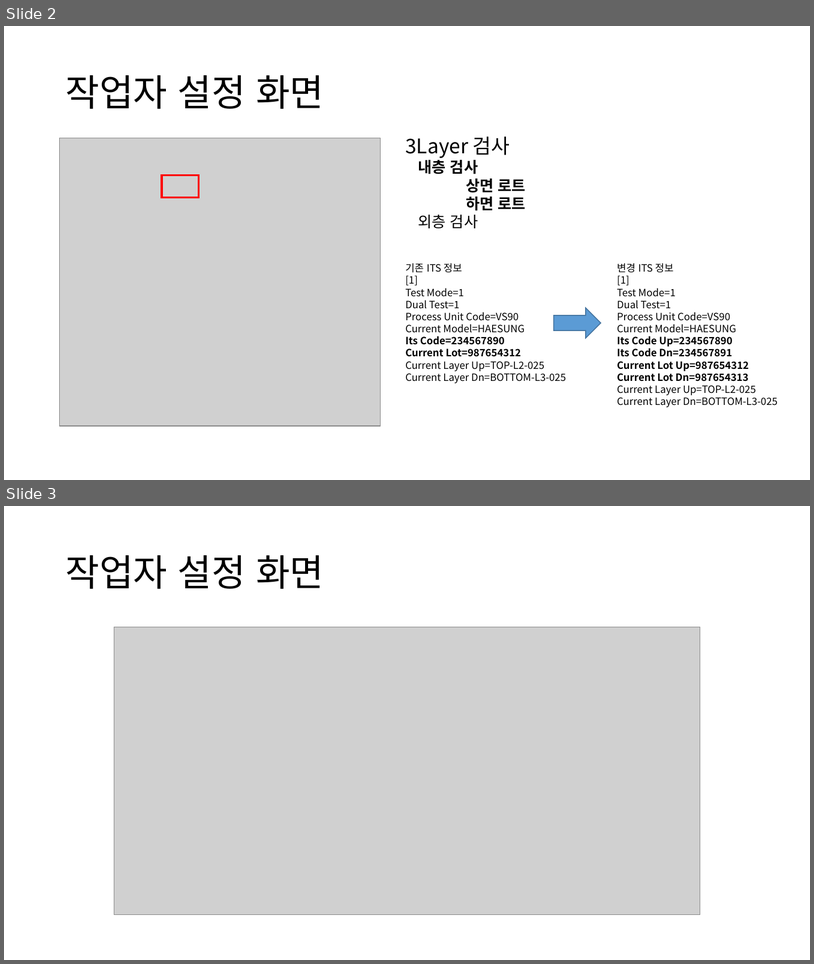
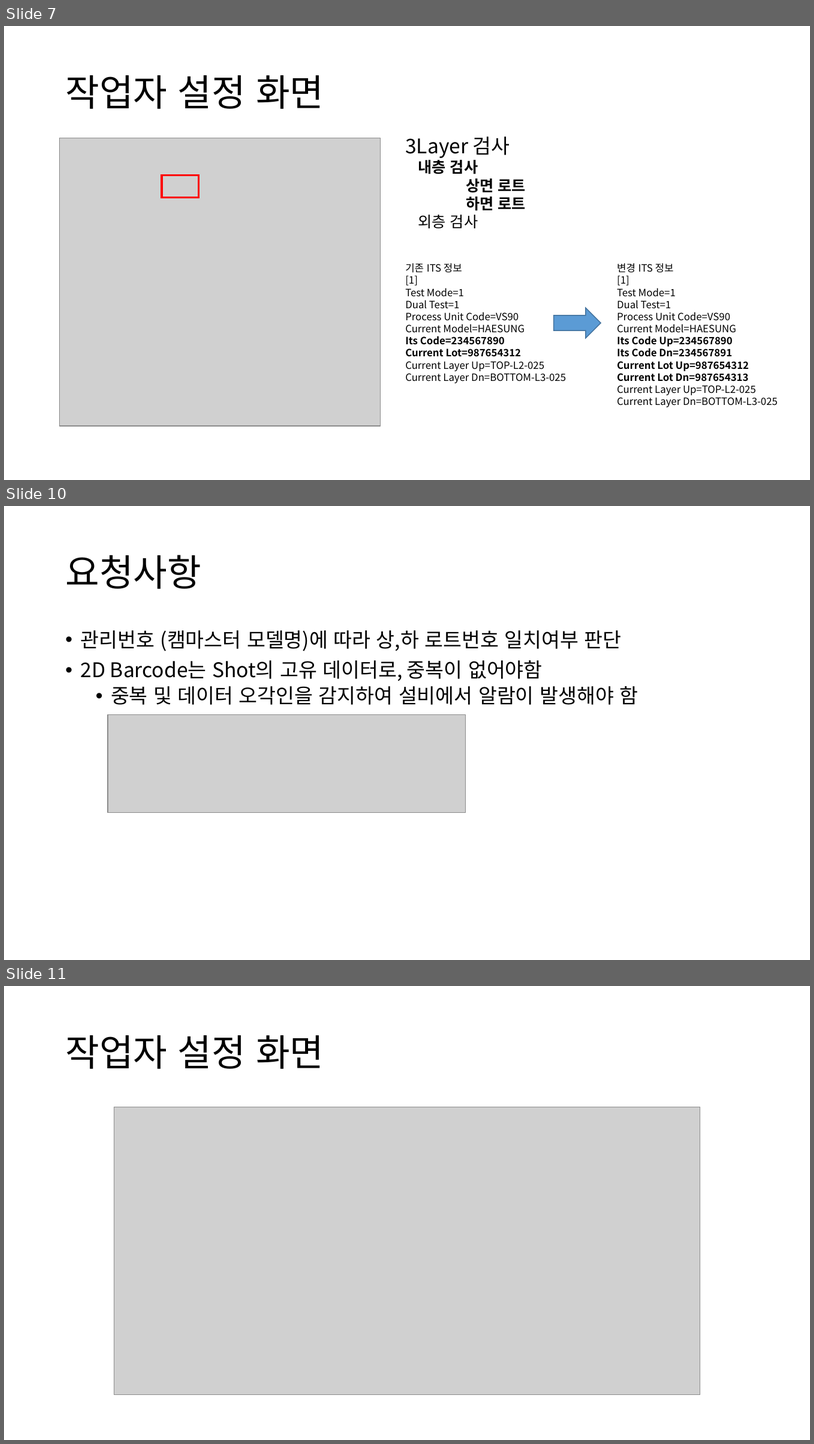
Before and after one commit to ShinYongDae/MyJob, a slide deck: 해성DS Layer별.pptx. Shown one above the other, each under a label of ours: slides 2 and 3 before the commit, slides 7, 10 and 11 after it; the slides between them are not shown. The pictures are 814x964 and 814x1444 pixels, drawn with LibreOffice and Linux fonts; fonts in the diff are those of the drawing; grey boxes stand for pictures. Boxes give left, top, right and bottom in pixels: in the first picture for what was removed or moved away, otherwise in the second. Text is boxed around its words. In the diff, an @@ line names an element or a change of style, - is before the commit and + after.

```diff
--- a/해성DS Layer별.pptx
+++ b/해성DS Layer별.pptx
@@ slide 10 added at <box>4,506,810,960</box>, background #FFFFFF @@
@@ title added at <box>65,555,201,589</box>, 44 pt, text #000000 @@
+요청사항
@@ text added at <box>81,630,638,705</box>, 24 pt, text #000000 @@
+• 관리번호 (캠마스터 모델명)에 따라 상,하 로트번호 일치여부 판단
+• 2D Barcode는 Shot의 고유 데이터로, 중복이 없어야함
+  • 중복 및 데이터 오각인을 감지하여 설비에서 알람이 발생해야 함
@@ picture added at <box>108,715,466,812</box> @@
@@ what was slide 2 is now slide 7 @@
@@ what was slide 3 is now slide 11 @@
```
Also in this commit, not shown: 7 other slides added, 1 other file.
